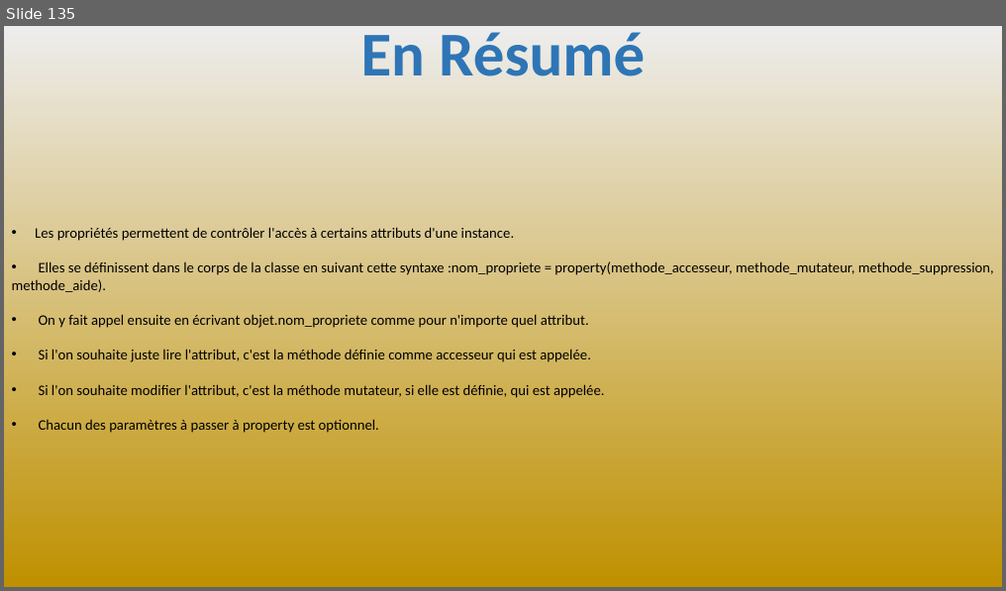
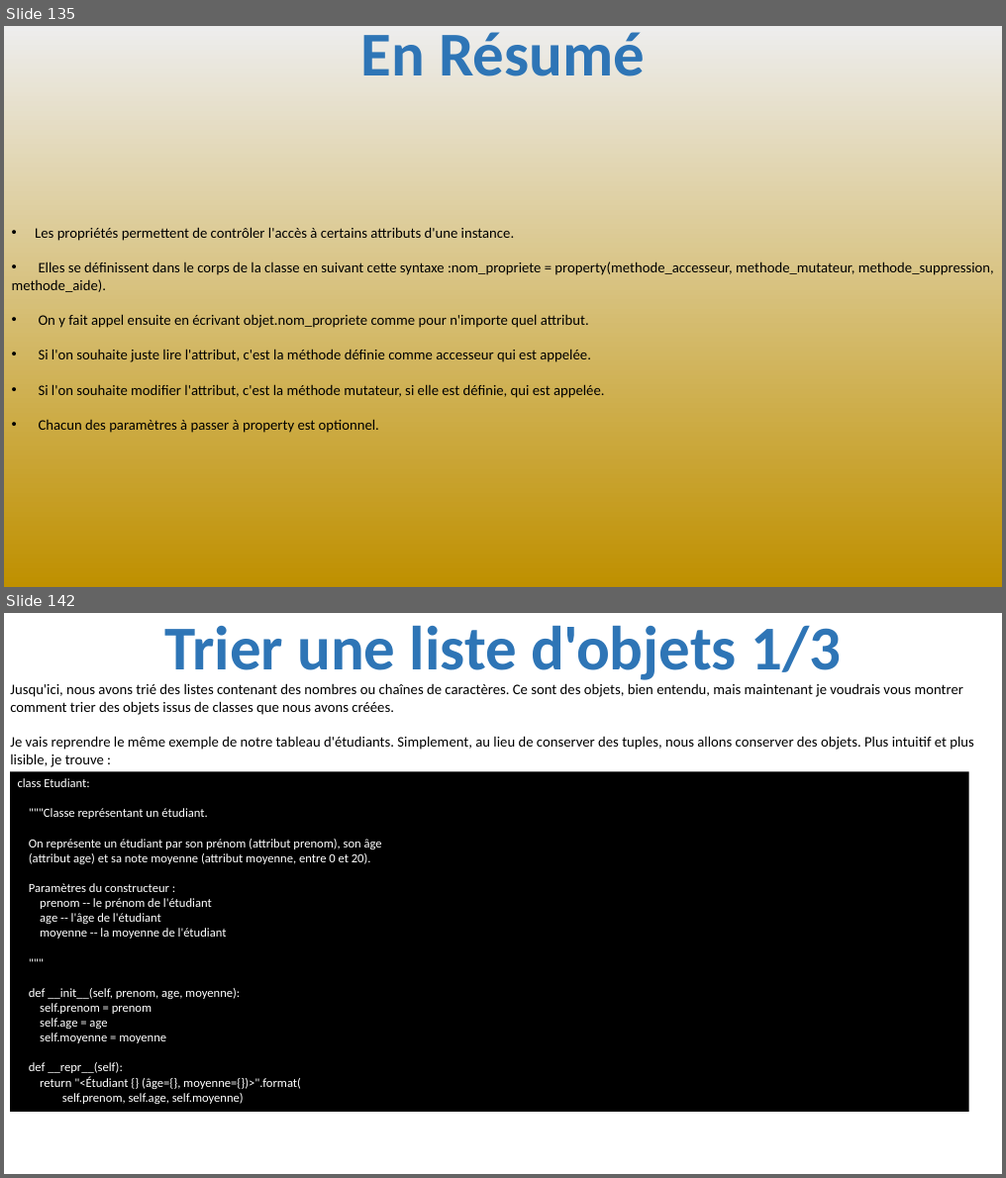
Before and after one commit to julienPalleau/PythonDoc, a slide deck: Python-resume.pptx. Shown one above the other, each under a label of ours: slide 135 before the commit, slides 135 and 142 after it; the slides between them are not shown. The pictures are 1006x591 and 1006x1178 pixels, drawn with LibreOffice and Linux fonts; fonts in the diff are those of the drawing. Boxes give left, top, right and bottom in pixels: in the first picture for what was removed or moved away, otherwise in the second. Text is boxed around its words. In the diff, an @@ line names an element or a change of style, - is before the commit and + after.

```diff
--- a/Python-resume.pptx
+++ b/Python-resume.pptx
@@ slide 142 added at [4, 613, 1002, 1174], background #FFFFFF @@
@@ title added at [164, 625, 841, 684], 60 pt, text #2E75B6, bold @@
+Trier une liste d'objets 1/3
@@ text added at [10, 683, 974, 767], 14 pt, text #000000 @@
+Jusqu'ici, nous avons trié des listes contenant des nombres ou chaînes de caractères. Ce sont des objets, bien entendu, mais maintenant je voudrais vous montrer
+comment trier des objets issus de classes que nous avons créées.
+Je vais reprendre le même exemple de notre tableau d'étudiants. Simplement, au lieu de conserver des tuples, nous allons conserver des objets. Plus intuitif et plus
+lisible, je trouve :
@@ rectangle added at [10, 771, 969, 1112], fill #000000, 12 pt, text #FFFFFF @@
+class Etudiant:
+"""Classe représentant un étudiant.
+On représente un étudiant par son prénom (attribut prenom), son âge
+(attribut age) et sa note moyenne (attribut moyenne, entre 0 et 20).
+Paramètres du constructeur :
+prenom -- le prénom de l'étudiant
+age -- l'âge de l'étudiant
+moyenne -- la moyenne de l'étudiant
+"""
+def __init__(self, prenom, age, moyenne):
+self.prenom = prenom
+self.age = age
+self.moyenne = moyenne
+def __repr__(self):
+return "<Étudiant {} (âge={}, moyenne={})>".format(
+self.prenom, self.age, self.moyenne)
```
Also in this commit, not shown: 18 other slides added.
